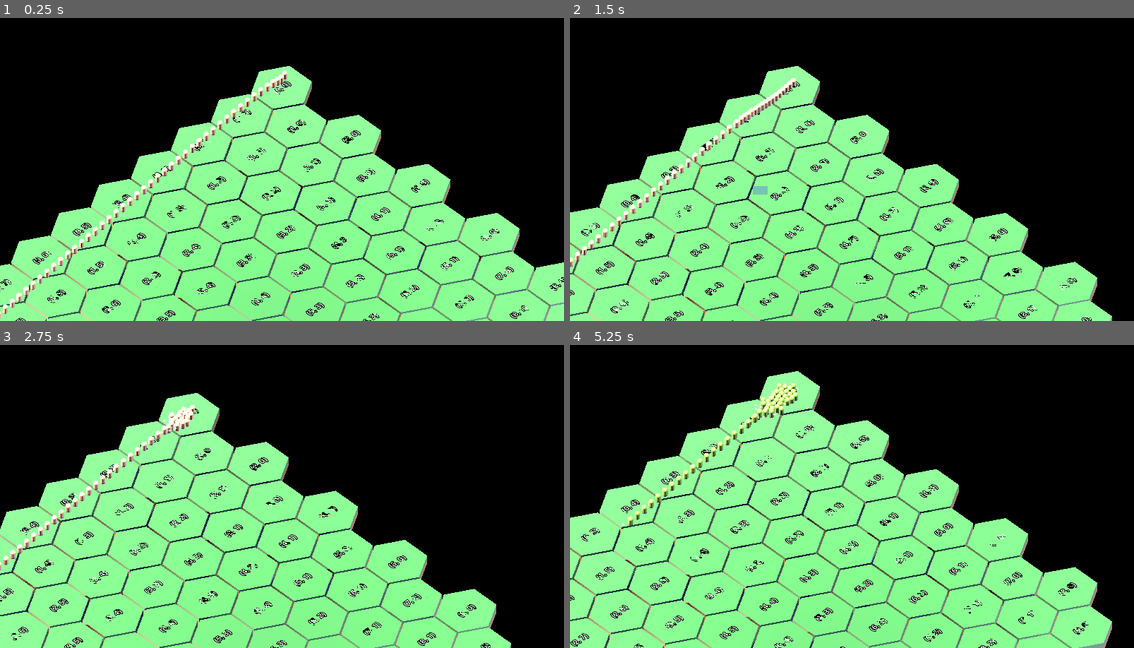
Above: before the commit, frames 1-4 (two rows, left to right).
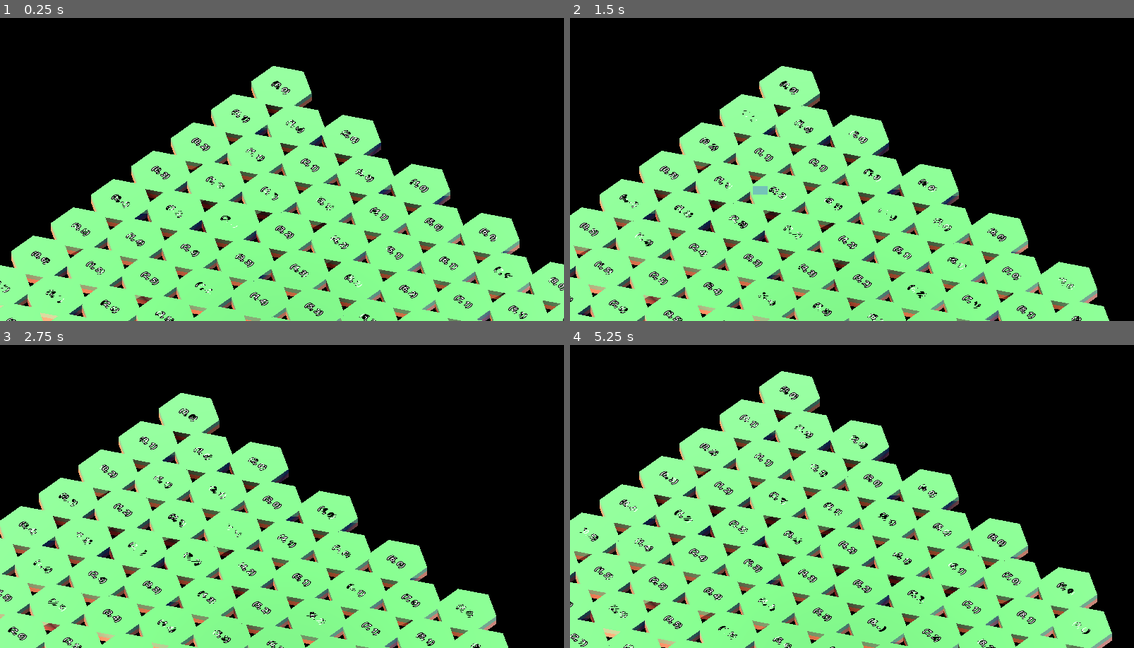
Above: after the commit, the same moments.

Repository: Luis-Arnold/Legends-of-Old
Game: Godot game, scene res://Content/Scenes/Map/Map3D.tscn
The game is run twice, just before and just after one commit, with the same random seed, the same clock (stepped at 60 frames per second) and the same inputs.
Inputs (mouse positions are in pixels of both pictures, inside the frame that each line leads up to):
- Up to frame 1 (0.25 s): no input
- Up to frame 2 (1.5 s): tap Enter at 0.5 s; move the mouse to (976, 145) at 0.52 s; hold D 0.53-1.25 s; click (976, 145) at 0.67 s; tap Space at 0.77 s; drag from (739, 178) to (823, 227) at 1.27 s
- Up to frame 3 (2.75 s): move the mouse to (338, 420) at 2.02 s; hold D from 2.03 s (still down)
- Up to frame 4 (5.25 s): release D at 2.75 s; drag from (823, 554) to (682, 441) at 2.77 s; move the mouse to (1021, 535) at 3.52 s; hold A 3.53-4.25 s; tap Space at 3.77 s; drag from (682, 441) to (767, 411) at 4.27 s; move the mouse to (880, 490) at 5.02 s; hold S from 5.03 s (still down); click (880, 490) at 5.17 s

The runs differ from the first frame. In frame 1, 12% of the frame differs, in the area x 0-100%, y 15-100%; in frame 2, 11%; in frame 3, 11%; in frame 4, 13%, in the area x 0-97%, y 8-100%.
Error after the commit: Parse Error: Could not preload resource file "res://Content/Scenes/Soldier/Leader3D.tscn". (res://Content/Scenes/Unit/Unit3D.gd:3)

Commit message:
Revert "X Corrupted Leader"
This reverts commit b21bf8206f4cf8d6f8bc2b143620d69b82d8b56f.

Diff:
--- a/Content/Scenes/Map/Map3D.gd
+++ b/Content/Scenes/Map/Map3D.gd
@@ -6,7 +6,7 @@
 @export_category('Scenes')
 var grassScene: PackedScene = preload("res://Content/Scenes/Map/Terrain/Grass.tscn")
 var soldierScene: PackedScene = preload('res://Content/Scenes/Soldier/Soldier3D.tscn')
-var leaderScene: PackedScene = preload('res://Content/Scenes/Soldier/Soldier3D.tscn')
+var leaderScene: PackedScene = preload('res://Content/Scenes/Soldier/Leader3D.tscn')
 var unitScene: PackedScene = preload("res://Content/Scenes/Unit/Unit3D.tscn")
 
 @export_category('Helper variables')
--- /dev/null
+++ b/Content/Scenes/Soldier/Leader3D.tscn
@@ -0,0 +1,31 @@
+[gd_scene load_steps=6 format=3 uid="uid://3xb80v0ajqky"]
+
+[ext_resource type="PackedScene" uid="uid://crw7urmnlllb6" path="res://Content/Scenes/Soldier/Soldier3D.tscn" id="1_sp3po"]
+[ext_resource type="Script" path="res://Content/Scenes/Soldier/Leader3D.gd" id="2_xw0sy"]
+
+[sub_resource type="CylinderMesh" id="CylinderMesh_wf8wt"]
+top_radius = 0.1
+bottom_radius = 0.1
+height = 3.0
+
+[sub_resource type="StandardMaterial3D" id="StandardMaterial3D_wxq6t"]
+albedo_color = Color(0.643137, 0, 0.0784314, 1)
+
+[sub_resource type="BoxMesh" id="BoxMesh_xdy7q"]
+material = SubResource("StandardMaterial3D_wxq6t")
+size = Vector3(0.195, 1, 1)
+
+[node name="Soldier3D" instance=ExtResource("1_sp3po")]
+script = ExtResource("2_xw0sy")
+
+[node name="FlagNode" type="Node3D" parent="." index="5"]
+unique_name_in_owner = true
+
+[node name="FlagPole" type="MeshInstance3D" parent="FlagNode" index="0"]
+transform = Transform3D(1, 0, 0, 0, 1, 0, 0, 0, 1, 0.576891, 1.33204, 0.509681)
+mesh = SubResource("CylinderMesh_wf8wt")
+skeleton = NodePath("../..")
+
+[node name="Flag" type="MeshInstance3D" parent="FlagNode/FlagPole" index="0"]
+transform = Transform3D(1, 0, 0, 0, 1, 0, 0, 0, 1, 0, 0.993147, -0.506519)
+mesh = SubResource("BoxMesh_xdy7q")
--- a/Content/Scenes/Unit/Unit3D.gd
+++ b/Content/Scenes/Unit/Unit3D.gd
@@ -1,6 +1,6 @@
 class_name Unit3D extends Node3D
 
-const leaderScene = preload('res://Content/Scenes/Soldier/Soldier3D.tscn')
+const leaderScene = preload("res://Content/Scenes/Soldier/Leader3D.tscn")
 const soldierScene = preload("res://Content/Scenes/Soldier/Soldier3D.tscn")
 
 @export var playerColor: PlayerUtil.playerColor
Renamed: Content/Scenes/Unit/Leader3D.gd -> Content/Scenes/Soldier/Leader3D.gd
